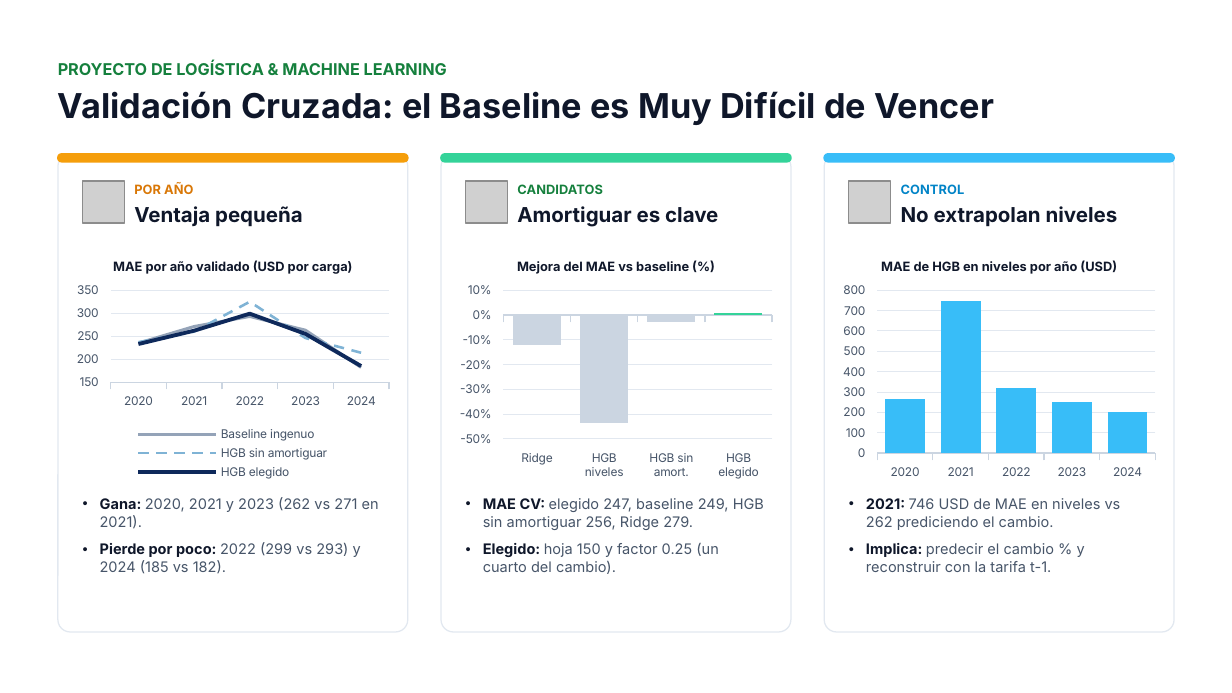
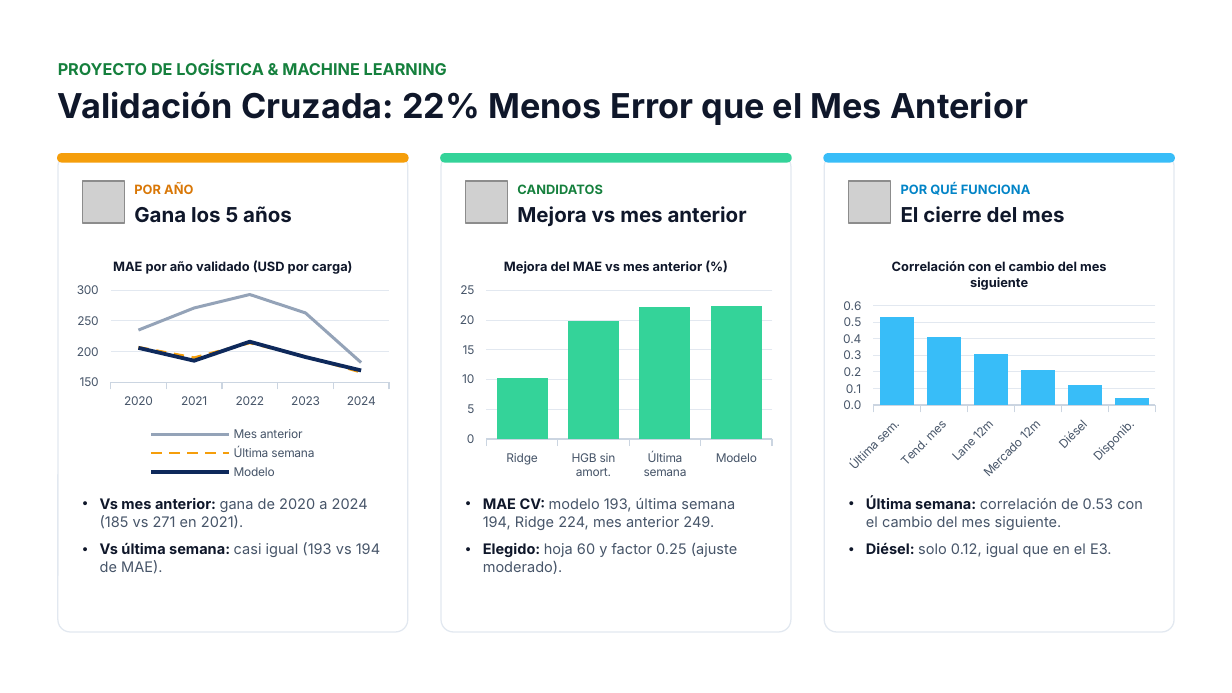
Before and after one commit to jmartinezvogel/reefer-spot-rate-forecasting, a slide deck: slide 3 of docs/ML_E4_Equipo1.pptx. Drawn at 1232x693 pixels with LibreOffice and Linux fonts; fonts in the diff are those of the drawing; grey boxes stand for pictures; background and template pictures are left out. Boxes give left, top, right and bottom in pixels: in the first picture for what was removed or moved away, otherwise in the second. Text is boxed around its words. In the diff, an @@ line names an element or a change of style, - is before the commit and + after.

Commit message:
E4: el modelo parte de la última semana del mes anterior
- Nueva información: primera y última semana de cada lane-mes, que ya se
  conoce al pronosticar (correlación de 0.53 con el cambio del mes siguiente).
- El target es el cambio del mes contra esa última semana.
- Notebook simplificado (41 celdas, 3 gráficas) manteniendo la selección de
  lanes por corte y la verificación de la versión de datos.

Prueba: MAE 242 vs 299 del baseline del mes anterior (-19.0%), IC 95% 8.1% a 29.3%.

```diff
--- a/docs/ML_E4_Equipo1.pptx
+++ b/docs/ML_E4_Equipo1.pptx
@@ text at [58, 91, 1028, 125]: text changed @@
-Validación Cruzada: el Baseline es Muy Difícil de Vencer
+Validación Cruzada: 22% Menos Error que el Mes Anterior
@@ text at [134, 206, 292, 223]: text changed @@
-Ventaja pequeña
+Gana los 5 años
@@ text at [517, 206, 747, 227]: text changed @@
-Amortiguar es clave
+Mejora vs mes anterior
@@ text at [901, 183, 1031, 195]: text changed @@
-CONTROL
+POR QUÉ FUNCIONA
@@ text at [901, 206, 1064, 223]: text changed @@
-No extrapolan niveles
+El cierre del mes
@@ line chart at [70, 244, 395, 484] @@
-Baseline ingenuo: 235, 271, 293, 263, 182
+Mes anterior: 235, 271, 293, 263, 182
-HGB sin amortiguar: 237, 260, 325, 246, 214
+Última semana: 207, 190, 214, 192, 166
@@ colour of Última semana #7FB3D5 to #F59E0B @@
-HGB elegido: 233, 262, 299, 255, 185
+Modelo: 206, 185, 216, 191, 169
@@ value axis changed @@
@@ column chart at [453, 244, 779, 484] @@
@@ title "Mejora del MAE vs baseline (%)" to "Mejora del MAE vs mes anterior (%)" @@
-categories: Ridge, HGB niveles, HGB sin amort., HGB elegido
+categories: Ridge, HGB sin amort., Última semana, Modelo
-Series 1: -12, -43, -3, 1
+Series 1: 10.2, 19.8, 22.1, 22.3
@@ colours of single points changed @@
@@ value axis changed @@
@@ column chart at [837, 244, 1162, 484] @@
@@ title "MAE de HGB en niveles por año (USD)" to "Correlación con el cambio del mes siguiente" @@
-categories: 2020, 2021, 2022, 2023, 2024
+categories: Última sem., Tend. mes, Lane 12m, Mercado 12m, Diésel, Disponib.
-Series 1: 270, 750, 320, 250, 200
+Series 1: 0.53, 0.41, 0.31, 0.21, 0.12, 0.04
@@ value axis changed @@
@@ text at [100, 498, 380, 574]: text changed @@
-• Gana: 2020, 2021 y 2023 (262 vs 271 en 2021).
-• Pierde por poco: 2022 (299 vs 293) y 2024 (185 vs 182).
+• Vs mes anterior: gana de 2020 a 2024 (185 vs 271 en 2021).
+• Vs última semana: casi igual (193 vs 194 de MAE).
@@ text at [483, 498, 737, 574]: text changed @@
-• MAE CV: elegido 247, baseline 249, HGB sin amortiguar 256, Ridge 279.
-• Elegido: hoja 150 y factor 0.25 (un cuarto del cambio).
+• MAE CV: modelo 193, última semana 194, Ridge 224, mes anterior 249.
+• Elegido: hoja 60 y factor 0.25 (ajuste moderado).
@@ text at [866, 497, 1143, 557]: text changed @@
-• 2021: 746 USD de MAE en niveles vs 262 prediciendo el cambio.
-• Implica: predecir el cambio % y reconstruir con la tarifa t-1.
+• Última semana: correlación de 0.53 con el cambio del mes siguiente.
+• Diésel: solo 0.12, igual que en el E3.
```
Also in this commit, not shown: 5 other slides changed, 4 other files.
